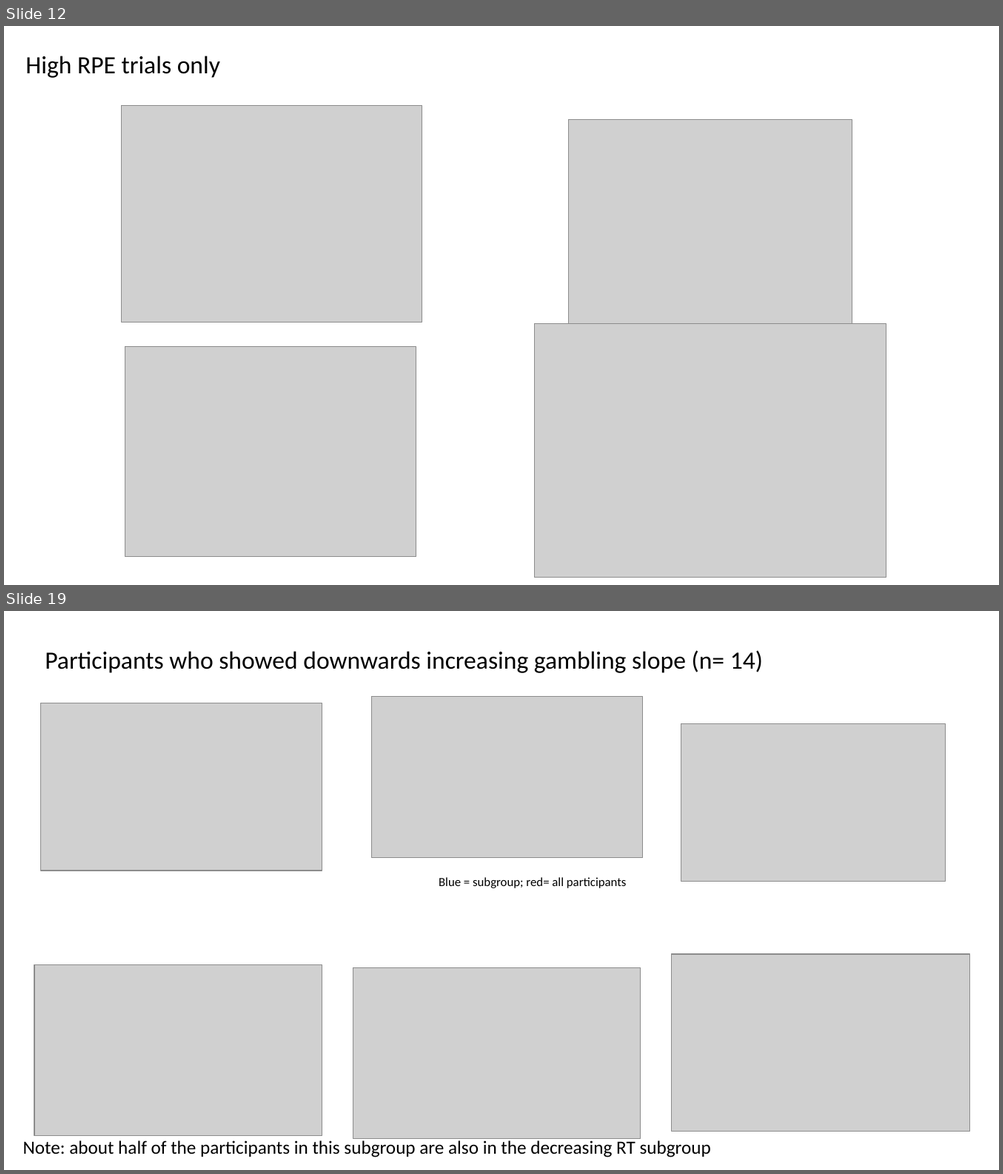
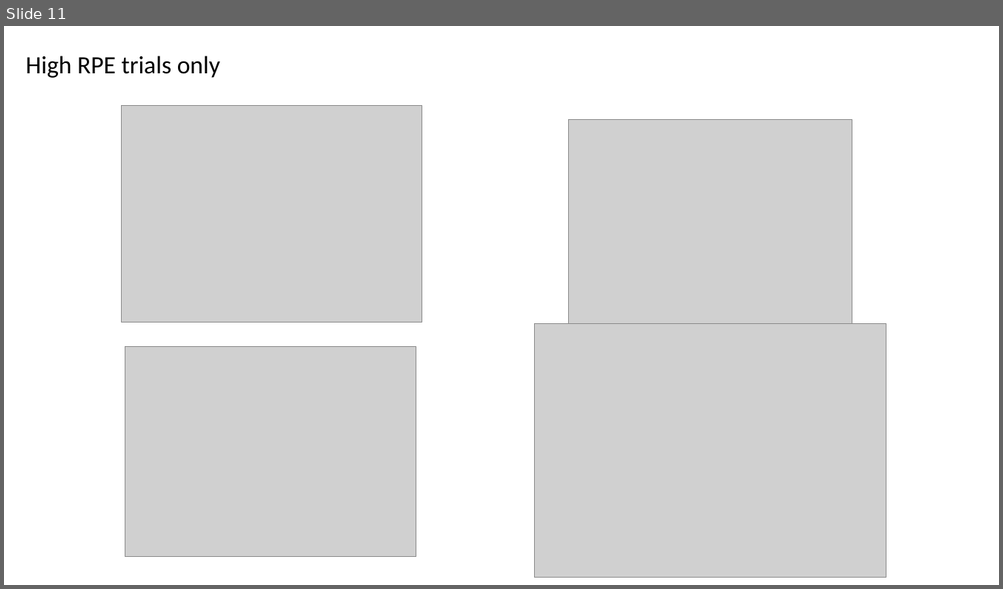
Before and after one commit to gpagnier/rampAnalysis, a slide deck: RampV04Presentation.pptx. Shown one above the other, each under a label of ours: slides 12 and 19 before the commit, slide 11 after it; the slides between them are not shown. The pictures are 1003x1174 and 1003x589 pixels, drawn with LibreOffice and Linux fonts; fonts in the diff are those of the drawing; grey boxes stand for pictures. Boxes give left, top, right and bottom in pixels: in the first picture for what was removed or moved away, otherwise in the second. Text is boxed around its words. In the diff, an @@ line names an element or a change of style, - is before the commit and + after.

```diff
--- a/RampV04Presentation.pptx
+++ b/RampV04Presentation.pptx
@@ slide 19 removed at box(4, 611, 999, 1170), background #FFFFFF @@
@@ title removed at box(45, 650, 762, 673) @@
-Participants who showed downwards increasing gambling slope (n= 14)
@@ picture removed at box(372, 697, 643, 858) @@
@@ picture removed at box(40, 703, 322, 871) @@
@@ picture removed at box(681, 724, 945, 882) @@
@@ text removed at box(438, 877, 626, 889) @@
-Blue = subgroup; red= all participants
@@ picture removed at box(34, 965, 322, 1136) @@
@@ picture removed at box(671, 954, 970, 1132) @@
@@ picture removed at box(353, 968, 640, 1139) @@
@@ text removed at box(23, 1139, 711, 1158) @@
-Note: about half of the participants in this subgroup are also in the decreasing RT subgroup
@@ what was slide 12 is now slide 11 @@
```
Also in this commit, not shown: 8 slides changed, 6 slides added, 10 other slides removed, 3 other files.
